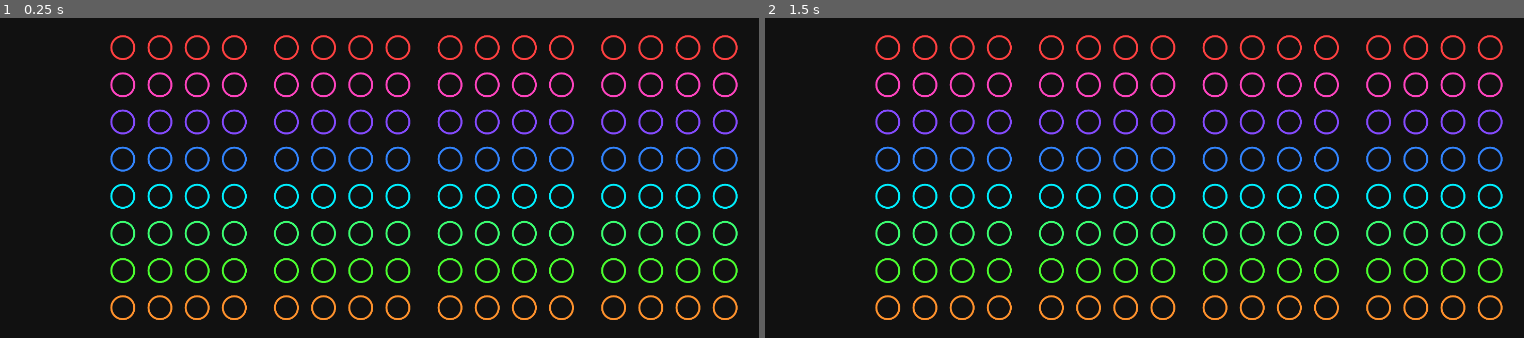
Above: before the commit, frames 1-2 (left to right).
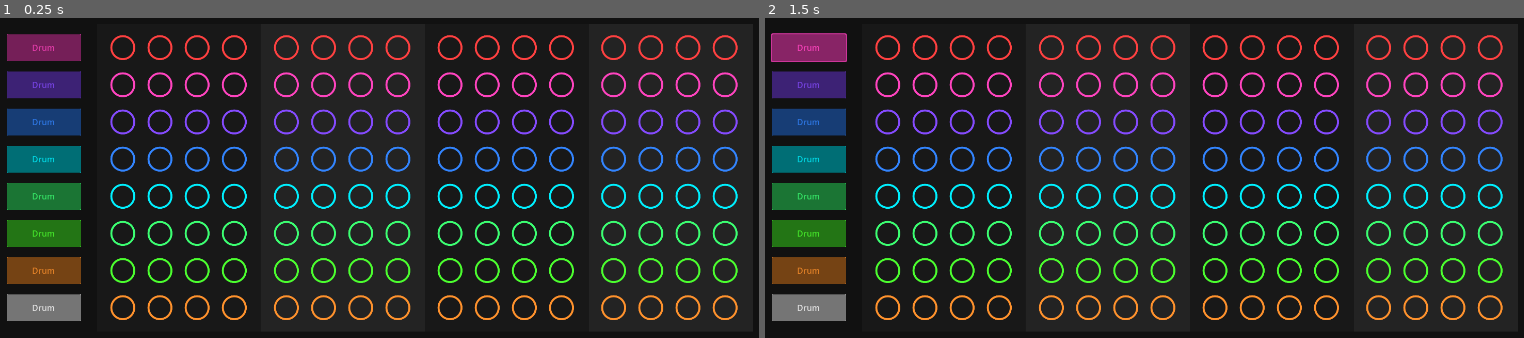
Above: after the commit, the same moments.

Repository: JulienToumieh/bsteppr
Game: Godot game, scene res://main.tscn
Same seed, same stepped clock (60 frames per second), same inputs: the game is played once before the commit and once after it.
Inputs (mouse positions are in pixels of both pictures, inside the frame that each line leads up to):
- Up to frame 1 (0.25 s): no input
- Up to frame 2 (1.5 s): click (810, 46) at 0.5 s, where only the run after the commit has a clickable "Drum"; click (810, 46) at 1.25 s, where only the run after the commit has a clickable "Drum"

The runs differ from the first frame. In frame 1, 6.6% of the frame differs, in the area x 0-11%, y 5-95%; in frame 2, 6.7%, in the area x 0-11%, y 4-95%.

Commit message:
Added instrument chips + ability to play sound when chip pressed

Diff:
--- a/Globals.gd
+++ b/Globals.gd
@@ -122,3 +122,12 @@
 
 func _process(delta):
 	pass
+
+
+func playSound(id):
+	print(id)
+	match id:
+		1:
+			get_node("Instrument1").play()
+		2:
+			get_node("Instrument2").play()
--- /dev/null
+++ b/Globals.tscn
@@ -0,0 +1,26 @@
+[gd_scene load_steps=4 format=3 uid="uid://8cfy385fp777"]
+
+[ext_resource type="Script" path="res://Globals.gd" id="1_wmx5g"]
+[ext_resource type="AudioStream" uid="uid://cgmrrxp73ev1m" path="res://drumkits/pop/1.wav" id="2_qgh4h"]
+[ext_resource type="AudioStream" uid="uid://c7hhjdug82m3y" path="res://drumkits/pop/2.wav" id="3_qay8j"]
+
+[node name="GlobalScene" type="Node2D"]
+script = ExtResource("1_wmx5g")
+
+[node name="Instrument1" type="AudioStreamPlayer" parent="."]
+stream = ExtResource("2_qgh4h")
+
+[node name="Instrument2" type="AudioStreamPlayer" parent="."]
+stream = ExtResource("3_qay8j")
+
+[node name="Instrument3" type="AudioStreamPlayer" parent="."]
+
+[node name="Instrument4" type="AudioStreamPlayer" parent="."]
+
+[node name="Instrument5" type="AudioStreamPlayer" parent="."]
+
+[node name="Instrument6" type="AudioStreamPlayer" parent="."]
+
+[node name="Instrument7" type="AudioStreamPlayer" parent="."]
+
+[node name="Instrument8" type="AudioStreamPlayer" parent="."]
--- /dev/null
+++ b/components/instrument_row.gd
@@ -0,0 +1,21 @@
+extends Node2D
+
+@export var instrumentID = 0
+
+func _ready():
+	if instrumentID == 0: modulate = Color("FF4141")
+	if instrumentID == 1: modulate = Color("FF44BF")
+	if instrumentID == 2: modulate = Color("854BFF")
+	if instrumentID == 3: modulate = Color("3385FF")
+	if instrumentID == 4: modulate = Color("00F0FF")
+	if instrumentID == 5: modulate = Color("3CFF72")
+	if instrumentID == 6: modulate = Color("4CFF2F")
+	if instrumentID == 7: modulate = Color("#FF922D")
+
+
+func _process(delta):
+	pass
+
+
+func _on_button_pressed():
+	Globals.playSound(instrumentID)
--- /dev/null
+++ b/components/instrument_row.tscn
@@ -0,0 +1,20 @@
+[gd_scene load_steps=3 format=3 uid="uid://dsq76s18dee5s"]
+
+[ext_resource type="Script" path="res://components/instrument_row.gd" id="1_v13bt"]
+[ext_resource type="Texture2D" uid="uid://cwguhnm6ysoaf" path="res://assets/1px.png" id="2_tvhfx"]
+
+[node name="InstrumentRow" type="Node2D"]
+script = ExtResource("1_v13bt")
+
+[node name="1Px" type="Sprite2D" parent="."]
+scale = Vector2(144, 52)
+texture = ExtResource("2_tvhfx")
+
+[node name="Button" type="Button" parent="."]
+offset_left = -72.0
+offset_top = -26.0
+offset_right = 72.0
+offset_bottom = 26.0
+text = "Drum"
+
+[connection signal="pressed" from="Button" to="." method="_on_button_pressed"]
--- a/project.godot
+++ b/project.godot
@@ -20,7 +20,7 @@
 
 [autoload]
 
-Globals="*res://Globals.gd"
+Globals="*res://Globals.tscn"
 
 [display]
 
--- a/scenes/beat_grid.gd
+++ b/scenes/beat_grid.gd
@@ -1,6 +1,7 @@
 extends Node2D
 
 var BeatStep = preload("res://components/beat_step.tscn")
+var InstrumentRow = preload("res://components/instrument_row.tscn")
 var grid = Globals.beatA
 
 func _ready():
@@ -19,6 +20,12 @@
 		x += 72
 		if (i + 1) % 4  == 0: x += 29
 
+	for i in range(8):
+		var instrument = InstrumentRow.instantiate()
+		instrument.position = Vector2(-153, i*72)
+		instrument.name = "instrument" + str(i)
+		instrument.instrumentID = i + 1
+		add_child(instrument)
 
 func _process(delta):
 	pass
--- a/scenes/beat_grid.tscn
+++ b/scenes/beat_grid.tscn
@@ -1,6 +1,41 @@
-[gd_scene load_steps=2 format=3 uid="uid://dyjphmfje7qcq"]
+[gd_scene load_steps=4 format=3 uid="uid://dyjphmfje7qcq"]
 
 [ext_resource type="Script" path="res://scenes/beat_grid.gd" id="1_31vxn"]
+[ext_resource type="Texture2D" uid="uid://bchy7yf4dedqm" path="res://assets/Frame 5.png" id="2_x3yry"]
+[ext_resource type="Texture2D" uid="uid://cwguhnm6ysoaf" path="res://assets/1px.png" id="3_ic01s"]
 
 [node name="BeatGrid" type="Node2D"]
 script = ExtResource("1_31vxn")
+
+[node name="Frame5" type="Sprite2D" parent="."]
+visible = false
+position = Vector2(495, 296)
+texture = ExtResource("2_x3yry")
+
+[node name="1Px" type="Sprite2D" parent="."]
+modulate = Color(0.0941176, 0.0941176, 0.0941176, 1)
+position = Vector2(108.824, 251.911)
+rotation = 3.14159
+scale = Vector2(317.112, -596.182)
+texture = ExtResource("3_ic01s")
+
+[node name="1Px2" type="Sprite2D" parent="."]
+modulate = Color(0.137255, 0.137255, 0.137255, 1)
+position = Vector2(426.283, 251.908)
+rotation = -3.14159
+scale = Vector2(317.824, -596.168)
+texture = ExtResource("3_ic01s")
+
+[node name="1Px3" type="Sprite2D" parent="."]
+modulate = Color(0.0941176, 0.0941176, 0.0941176, 1)
+position = Vector2(743.877, 251.905)
+rotation = 3.14159
+scale = Vector2(317.362, -596.17)
+texture = ExtResource("3_ic01s")
+
+[node name="1Px4" type="Sprite2D" parent="."]
+modulate = Color(0.137255, 0.137255, 0.137255, 1)
+position = Vector2(1061.55, 251.968)
+rotation = -3.14159
+scale = Vector2(317.983, -596.292)
+texture = ExtResource("3_ic01s")
Not shown, added: drumkits/pop/1.wav.import
Not shown, added: drumkits/pop/2.wav.import
Not shown, added: drumkits/pop/1.wav
Not shown, added: drumkits/pop/2.wav
Not shown, changed: icon.afdesign
Not shown, removed: icon.afdesign~lock~
